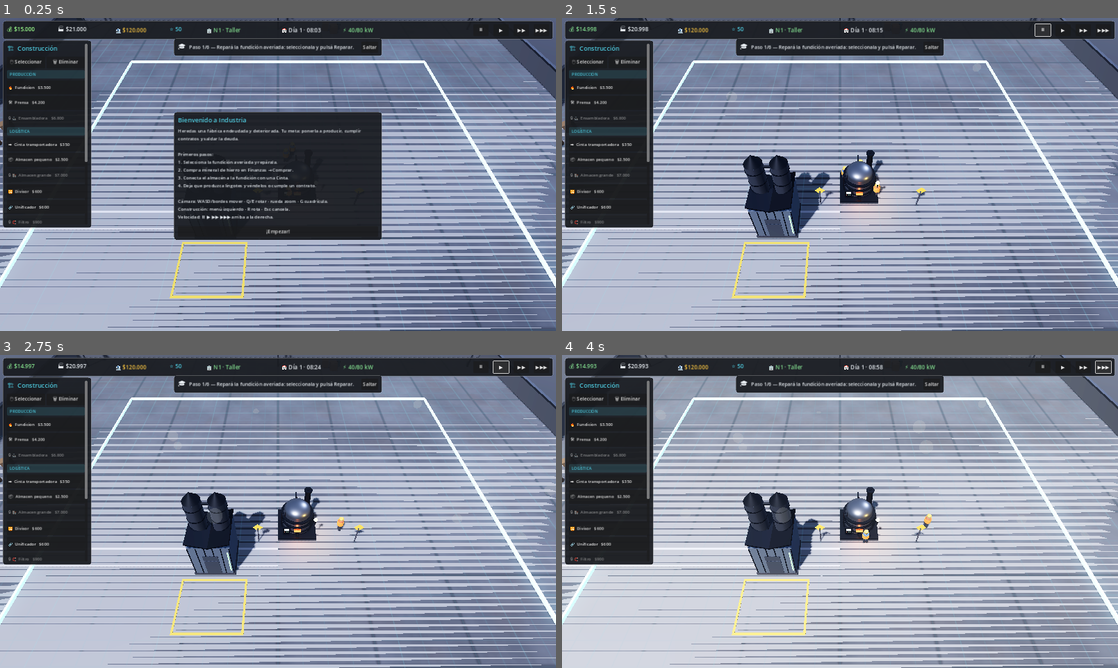
Above: before the commit, frames 1-4 (two rows, left to right).
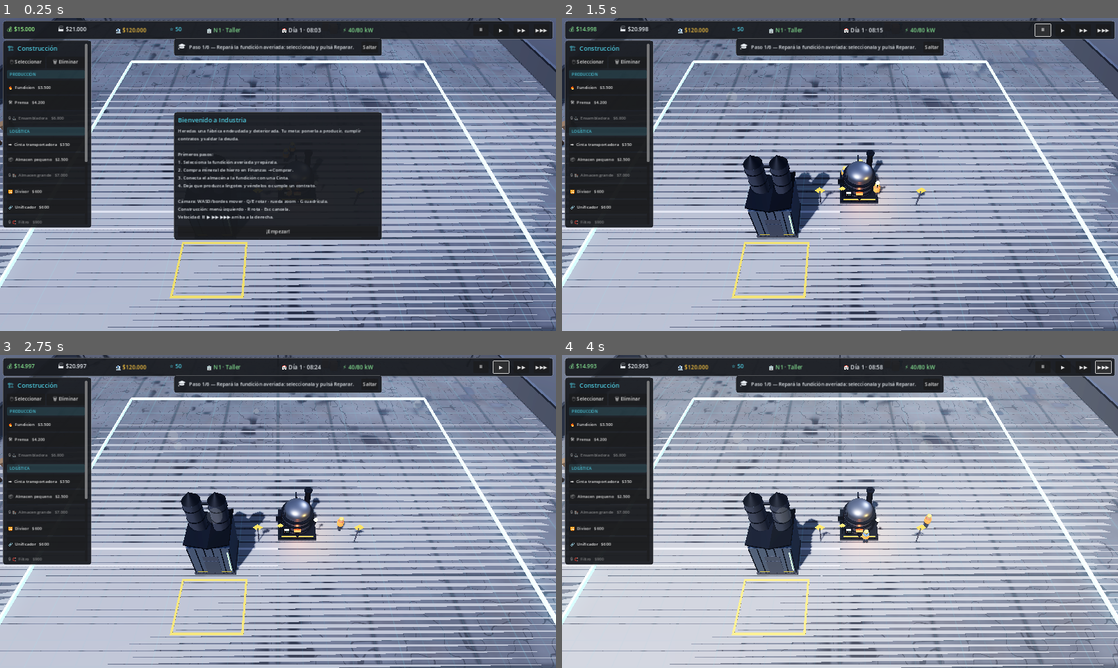
Above: after the commit, the same moments.

Repository: luckyvalentinaguirre-bot/Industria
Game: Godot game, scene res://scenes/main/main.tscn
The game is run twice, just before and just after one commit, with the same random seed, the same clock (stepped at 60 frames per second) and the same inputs.
Inputs:
- Up to frame 1 (0.25 s): no input
- Up to frame 2 (1.5 s): click "¡Empezar!" at 0.5 s; click "⏸" at 1.25 s
- Up to frame 3 (2.75 s): click "▶" at 2 s
- Up to frame 4 (4 s): click "▶▶" at 2.75 s; click "▶▶▶" at 3.5 s

The runs differ from the first frame. In frame 1, 2.4% of the frame differs, in the area x 0-100%, y 6-100%; in frame 2, 3.3%; in frame 3, 3.3%; in frame 4, 3.4%.

Commit message:
Fase de arte (1): kit visual industrial compartido + detalle y suelo
Salto de coherencia visual separando modelo de lógica (spec §2, §3, §5, §15, §16).

- IndKit (scripts/machines/industrial_kit.gd): materiales compartidos (acero,
  metal oscuro, hormigón, amarillo de seguridad, vidrio, cobre) y piezas de
  detalle reutilizables (pernos, rejillas, tuberías, cables, escaleras,
  barandas, franjas de peligro, señales). Sólo geometría/materiales, aislado de
  la lógica de gameplay para poder sustituir modelos por assets finales.
- Máquinas, edificios y cintas usan ahora el mismo kit → misma paleta de metal
  y hormigón, misma señalización: "esto pertenece a Industria".
- Detalle industrial coherente añadido a cada máquina (pernos, rejilla, cables,
  franja de peligro, señal de advertencia) y a los edificios (pernos, franja).
- Suelo: shader de hormigón enriquecido con manchas de aceite, grietas sutiles,
  variación tonal por zonas y juntas de losa más marcadas.

Verificado: import limpio, escena principal sin errores y smoke test 32/32 PASS.

Co-Authored-By: Claude Opus 4.8 <noreply@anthropic.com>
Claude-Session: https://claude.ai/code/session_01ETPkQhicRLbwGdXtkPoigV

Diff:
--- a/scripts/buildings/building.gd
+++ b/scripts/buildings/building.gd
@@ -110,14 +110,15 @@
 	var color := _category_color()
 	var height := _category_height()
 
-	var mat := _mat(color, 0.7, 0.3)
-	var mat_dark := _mat(Color(0.14, 0.15, 0.17), 0.5, 0.8)
-	var mat_concrete := _mat(Color(0.24, 0.24, 0.26), 0.95, 0.0)
-
-	# Losa base común.
+	# Materiales del kit industrial compartido (coherencia con las máquinas).
+	var mat := IndKit.housing(color)
+	var mat_dark := IndKit.dark_metal()
+	var mat_concrete := IndKit.concrete()
+	var mat_steel := IndKit.steel()
+
+	# Losa base común con pernos perimetrales.
 	_box(Vector3(w * 0.98, 0.25, d * 0.98), Vector3(0, 0.12, 0), mat_concrete)
-
-	var mat_steel := _mat(Color(0.55, 0.57, 0.6), 0.35, 0.9)
+	IndKit.bolt_row(self, 5, -w * 0.4, w * 0.4, 0.24, d * 0.48, mat_dark)
 	match category:
 		"storage": _build_storage(w, d, height, mat, mat_dark, mat_steel)
 		"energy":
@@ -129,6 +130,10 @@
 		"logistics": _build_relay(w, d, mat, mat_dark)
 		_:
 			_box(Vector3(w * 0.9, height, d * 0.9), Vector3(0, height * 0.5, 0), mat)
+
+	# Detalle coherente: franja de peligro en la base (excepto relés pequeños).
+	if category != "logistics":
+		IndKit.hazard_stripe(self, Vector3(w * 0.8, 0.16, 0.05), Vector3(0, 0.5, d * 0.47))
 
 	# Colisión para selección (capa 2).
 	var pick := StaticBody3D.new()
--- a/scripts/logistics/conveyor.gd
+++ b/scripts/logistics/conveyor.gd
@@ -92,11 +92,8 @@
 	var dir := (_to - _from)
 	dir.y = 0
 
-	# Estructura metálica de la cinta.
-	var frame_mat := StandardMaterial3D.new()
-	frame_mat.albedo_color = Color(0.22, 0.23, 0.25)
-	frame_mat.roughness = 0.5
-	frame_mat.metallic = 0.85
+	# Estructura metálica de la cinta (mismo acero que máquinas y edificios).
+	var frame_mat := IndKit.steel()
 	var frame := MeshInstance3D.new()
 	var fbm := BoxMesh.new()
 	fbm.size = Vector3(0.8, 0.16, _length)
--- /dev/null
+++ b/scripts/machines/industrial_kit.gd
@@ -0,0 +1,147 @@
+extends RefCounted
+class_name IndKit
+## IndKit — kit visual industrial compartido de Industria (fase de arte §2, §3, §15).
+##
+## Centraliza los MATERIALES y las PIEZAS DE DETALLE (tornillos, rejillas,
+## tuberías, cables, barandas, franjas de peligro, señales, plataformas) para que
+## todas las máquinas, edificios, cintas y vehículos compartan el mismo lenguaje
+## visual: metal + hormigón + amarillo de seguridad + desgaste moderado.
+##
+## Es sólo geometría/materiales: NO contiene lógica de gameplay. Así el modelo
+## queda separado de la lógica (spec §16) y es fácil de sustituir por assets
+## definitivos. Los constructores añaden hijos a un `parent` dado.
+
+# --- Paleta de materiales (coherencia visual) -------------------------------
+static func steel() -> StandardMaterial3D:
+	return _m(Color(0.56, 0.58, 0.62), 0.38, 0.9)
+
+static func dark_metal() -> StandardMaterial3D:
+	return _m(Color(0.13, 0.14, 0.16), 0.5, 0.85)
+
+static func housing(color: Color) -> StandardMaterial3D:
+	return _m(color, 0.42, 0.6)
+
+static func concrete() -> StandardMaterial3D:
+	return _m(Color(0.24, 0.24, 0.26), 0.95, 0.0)
+
+static func rubber() -> StandardMaterial3D:
+	return _m(Color(0.07, 0.07, 0.08), 0.9, 0.0)
+
+static func copper() -> StandardMaterial3D:
+	return _m(Color(0.72, 0.45, 0.2), 0.45, 0.75)
+
+static func hazard() -> StandardMaterial3D:
+	var m := _m(Color(0.85, 0.72, 0.1), 0.55, 0.2)
+	m.emission_enabled = true
+	m.emission = Color(0.6, 0.5, 0.05)
+	m.emission_energy_multiplier = 0.35
+	return m
+
+static func glass() -> StandardMaterial3D:
+	var m := _m(Color(0.4, 0.6, 0.7, 0.25), 0.1, 0.0)
+	m.transparency = BaseMaterial3D.TRANSPARENCY_ALPHA
+	m.emission_enabled = true
+	m.emission = Color(0.2, 0.4, 0.5)
+	m.emission_energy_multiplier = 0.3
+	return m
+
+static func emissive(color: Color, energy: float) -> StandardMaterial3D:
+	var m := _m(color, 0.4, 0.0)
+	m.emission_enabled = true
+	m.emission = color
+	m.emission_energy_multiplier = energy
+	return m
+
+static func _m(color: Color, rough: float, metal: float) -> StandardMaterial3D:
+	var m := StandardMaterial3D.new()
+	m.albedo_color = color
+	m.roughness = rough
+	m.metallic = metal
+	return m
+
+# --- Primitivas base --------------------------------------------------------
+static func box(parent: Node3D, size: Vector3, pos: Vector3, mat: Material) -> MeshInstance3D:
+	var mi := MeshInstance3D.new()
+	var bm := BoxMesh.new()
+	bm.size = size
+	mi.mesh = bm
+	mi.position = pos
+	mi.material_override = mat
+	parent.add_child(mi)
+	return mi
+
+static func cyl(parent: Node3D, top_r: float, bot_r: float, h: float, pos: Vector3, mat: Material) -> MeshInstance3D:
+	var mi := MeshInstance3D.new()
+	var cm := CylinderMesh.new()
+	cm.top_radius = top_r
+	cm.bottom_radius = bot_r
+	cm.height = h
+	cm.radial_segments = 12
+	mi.mesh = cm
+	mi.position = pos
+	mi.material_override = mat
+	parent.add_child(mi)
+	return mi
+
+# --- Piezas de detalle industrial -------------------------------------------
+## Fila de tornillos/pernos a lo largo del eje X.
+static func bolt_row(parent: Node3D, count: int, x0: float, x1: float, y: float, z: float, mat: Material) -> void:
+	for i in range(count):
+		var t := 0.0 if count <= 1 else float(i) / float(count - 1)
+		var b := cyl(parent, 0.05, 0.05, 0.06, Vector3(lerpf(x0, x1, t), y, z), mat)
+		b.rotation_degrees = Vector3(90, 0, 0)
+
+## Rejilla de ventilación (marco + lamas).
+static func grille(parent: Node3D, w: float, h: float, pos: Vector3, mat: Material) -> void:
+	box(parent, Vector3(w, h, 0.05), pos, mat)
+	var slats := maxi(3, int(h / 0.12))
+	var slat_mat := dark_metal()
+	for i in range(slats):
+		var y := lerpf(-h * 0.42, h * 0.42, float(i) / float(slats - 1))
+		box(parent, Vector3(w * 0.9, 0.04, 0.08), pos + Vector3(0, y, 0.03), slat_mat)
+
+## Tramo de tubería recto entre dos puntos locales.
+static func pipe(parent: Node3D, a: Vector3, b: Vector3, radius: float, mat: Material) -> void:
+	var mid := (a + b) * 0.5
+	var length := a.distance_to(b)
+	var mi := cyl(parent, radius, radius, length, mid, mat)
+	mi.look_at_from_position(mid, b, Vector3.UP)
+	mi.rotate_object_local(Vector3.RIGHT, deg_to_rad(90))
+
+## Cable colgante (dos segmentos con leve caída).
+static func cable(parent: Node3D, a: Vector3, b: Vector3, mat: Material) -> void:
+	var sag := (a + b) * 0.5 + Vector3(0, -0.25, 0)
+	pipe(parent, a, sag, 0.03, mat)
+	pipe(parent, sag, b, 0.03, mat)
+
+## Escalera vertical con largueros y peldaños.
+static func ladder(parent: Node3D, base: Vector3, height: float, mat: Material) -> void:
+	for side in [-1, 1]:
+		cyl(parent, 0.03, 0.03, height, base + Vector3(side * 0.16, height * 0.5, 0), mat)
+	var rungs := int(height / 0.35)
+	for i in range(rungs):
+		var r := cyl(parent, 0.025, 0.025, 0.34, base + Vector3(0, 0.3 + i * 0.35, 0), mat)
+		r.rotation_degrees = Vector3(0, 0, 90)
+
+## Baranda de seguridad con postes.
+static func railing(parent: Node3D, center: Vector3, length: float, mat: Material) -> void:
+	var top := cyl(parent, 0.03, 0.03, length, center + Vector3(0, 1.0, 0), mat)
+	top.rotation_degrees = Vector3(0, 0, 90)
+	var posts := maxi(2, int(length / 0.8))
+	for i in range(posts + 1):
+		var x := lerpf(-length * 0.5, length * 0.5, float(i) / float(posts))
+		cyl(parent, 0.03, 0.03, 1.0, center + Vector3(x, 0.5, 0), mat)
+
+## Plataforma/pasarela con rejilla.
+static func platform(parent: Node3D, size: Vector2, pos: Vector3, mat: Material) -> void:
+	box(parent, Vector3(size.x, 0.1, size.y), pos, mat)
+
+## Franja de peligro (amarillo/negro) sobre una cara.
+static func hazard_stripe(parent: Node3D, size: Vector3, pos: Vector3) -> void:
+	box(parent, size, pos, hazard())
+
+## Señal de advertencia triangular sobre poste.
+static func warning_sign(parent: Node3D, pos: Vector3) -> void:
+	cyl(parent, 0.04, 0.04, 1.2, pos + Vector3(0, 0.6, 0), dark_metal())
+	var plate := box(parent, Vector3(0.5, 0.5, 0.04), pos + Vector3(0, 1.3, 0), emissive(Color(0.9, 0.75, 0.1), 0.6))
+	plate.rotation.z = deg_to_rad(45)
--- a/scripts/machines/machine.gd
+++ b/scripts/machines/machine.gd
@@ -269,12 +269,13 @@
 	var d := grid_size.y * cell
 	var color := _category_color()
 
+	# Materiales del kit industrial compartido (coherencia visual, spec §2/§15).
 	var mats := {
-		"housing": _pbr(color, 0.4, 0.65),
-		"steel": _pbr(Color(0.55, 0.57, 0.6), 0.35, 0.9),
-		"dark": _pbr(Color(0.13, 0.14, 0.16), 0.5, 0.85),
-		"concrete": _pbr(Color(0.24, 0.24, 0.26), 0.95, 0.0),
-		"rubber": _pbr(Color(0.08, 0.08, 0.09), 0.85, 0.0),
+		"housing": IndKit.housing(color),
+		"steel": IndKit.steel(),
+		"dark": IndKit.dark_metal(),
+		"concrete": IndKit.concrete(),
+		"rubber": IndKit.rubber(),
 	}
 
 	# Losa de cimentación común con bordes.
@@ -286,6 +287,8 @@
 		"press": _build_press(w, d, mats)
 		"assembler": _build_assembler(w, d, mats)
 		_: _build_generic(w, d, mats)
+
+	_add_industrial_detail(w, d, mats)
 
 	# Baliza de estado sobre mástil (común).
 	var hx := w * 0.42
@@ -330,6 +333,20 @@
 	add_child(pick)
 
 	_update_visual_state()
+
+# --- Detalle industrial compartido (coherencia entre todas las máquinas) ----
+func _add_industrial_detail(w: float, d: float, mats: Dictionary) -> void:
+	var dark: Material = mats["dark"]
+	# Pernos en el zócalo frontal.
+	IndKit.bolt_row(self, 5, -w * 0.4, w * 0.4, 0.42, d * 0.49, dark)
+	# Franja de peligro en la base (frente).
+	IndKit.hazard_stripe(self, Vector3(w * 0.82, 0.16, 0.05), Vector3(0, 0.58, d * 0.47))
+	# Rejilla de ventilación lateral.
+	IndKit.grille(self, 0.7, 0.8, Vector3(-w * 0.47, 1.2, 0), dark)
+	# Cables desde el panel hacia el cuerpo.
+	IndKit.cable(self, Vector3(-w * 0.2, 1.7, d * 0.4), Vector3(-w * 0.42, 2.1, d * 0.05), dark)
+	# Señal de advertencia en una esquina.
+	IndKit.warning_sign(self, Vector3(-w * 0.44, 0.35, d * 0.32))
 
 # --- Detalles comunes -------------------------------------------------------
 func _add_control_panel(pos: Vector3, mats: Dictionary) -> void:
--- a/scripts/world/world_manager.gd
+++ b/scripts/world/world_manager.gd
@@ -490,16 +490,27 @@
 	vec2 wp = world_pos.xz;
 	// Manchas de hormigón (varias frecuencias).
 	float n = noise(wp * 0.15) * 0.6 + noise(wp * 0.6) * 0.3 + noise(wp * 2.5) * 0.1;
-	vec3 col = base_color * (0.82 + n * 0.4);
+	// Variación tonal de zonas (grandes losas de distinto tono).
+	float zone = noise(wp * 0.05 + 3.0);
+	vec3 col = base_color * (0.78 + n * 0.42 + zone * 0.12);
+	float rough = 0.9 - n * 0.15;
 	// Juntas oscuras entre losas.
 	vec2 g = abs(fract(wp / slab) - 0.5);
-	float joint = smoothstep(0.46, 0.5, max(g.x, g.y));
-	col = mix(col, base_color * 0.55, joint * 0.7);
+	float joint = smoothstep(0.45, 0.5, max(g.x, g.y));
+	col = mix(col, base_color * 0.5, joint * 0.75);
+	// Manchas de aceite (blotches oscuros y algo brillantes).
+	float oil = smoothstep(0.62, 0.82, noise(wp * 0.25 + 7.0)) * smoothstep(0.5, 0.75, noise(wp * 0.8));
+	col = mix(col, vec3(0.05, 0.05, 0.06), oil * 0.7);
+	rough = mix(rough, 0.35, oil * 0.7);
+	// Grietas sutiles (líneas oscuras finas).
+	float cr = noise(wp * 0.9 + 20.0);
+	float crack = smoothstep(0.48, 0.5, cr) * smoothstep(0.52, 0.5, cr);
+	col = mix(col, base_color * 0.4, clamp(crack * 3.0, 0.0, 0.6));
 	// Óxido/suciedad tenue.
 	float rust = smoothstep(0.6, 0.9, noise(wp * 0.4 + 10.0));
 	col = mix(col, vec3(0.32, 0.24, 0.19), rust * 0.15);
 	ALBEDO = col;
-	ROUGHNESS = 0.9 - n * 0.15;
+	ROUGHNESS = rough;
 	METALLIC = 0.0;
 }
 """
Not shown, changed: README.md
